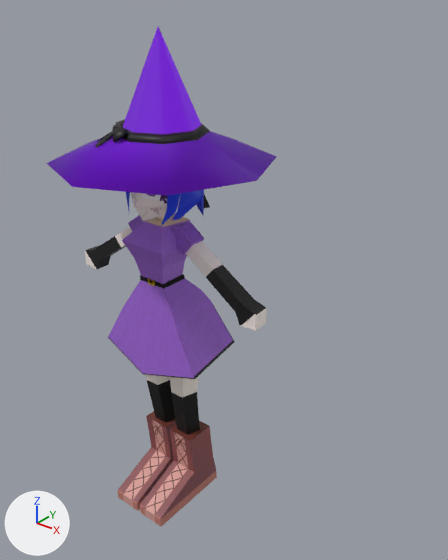
What one commit did to the Blender file molly the mage.blend.
The view is the same before and after, from a 50 mm camera at (2.01, -2.06, 2.73) aimed at (0.3, 0.08, 1.4). The axes (+X, +Y, +Z) are drawn at lower left. The lights are the same throughout. The older version comes first.

Before the edit, the objects in view are built like this:
```python
me_cube_015 = bpy.data.meshes.new('Cube.015')
me_cube_015.from_pydata(...)  # 588 vertices, 564 faces; spans x -0.54..0.54, y -0.42..0.56, z 0.0..2.32
me_cube_015.materials.append(mat_boots_m)  # picture img_boots_png_001
me_cube_015.materials.append(mat_material_004)  # blue #0036e7
me_cube_015.materials.append(mat_skin)  # pale yellow #fff4e7
me_cube_015.materials.append(mat_eyes_m)  # picture img_eyes_png_001
me_cube_015.materials.append(mat_mouth_m)  # picture img_mouth_png_001
me_cube_015.materials.append(mat_torso_m)  # picture img_torso_png_001
me_cube_015.materials.append(mat_skirt)  # picture img_skirt_png_001
me_cube_015.materials.append(mat_material_006)  # purple #7b01e7
me_cube_015.materials.append(mat_material_005)  # black #000000
me_cube_015.materials.append(mat_arms_m)  # picture img_arms_png_001
me_cube_015.materials.append(mat_legs_m)  # picture img_legs_png_001
me_cube_015.materials.append(mat_material)  # black #000000
me_cube_015.materials.append(mat_material_001)  # yellow #e7c319
ob_mage = bpy.data.objects.new('mage ', me_cube_015)
ob_mage.location = (0.0, -0.078, -0.001)
ob_mage.scale = (1.1, 1.1, 1.1)
```
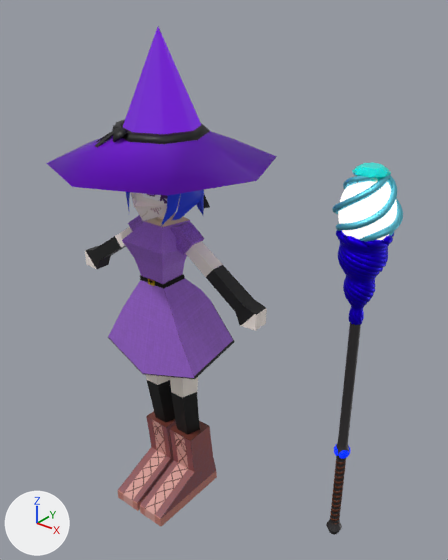
Commit message: added staff

Where the change shows, as pixel boxes [x1, y1, x2, y2] in the pictures (448 x 560 px):
```json
{"object": "magic staff", "change": "added", "after": [326, 163, 403, 535], "faces in mat_bottom_spiral (blue #2300e7)": [336, 230, 394, 325], "faces in mat_glow (white #dfe7de, glowing white #fff2ee)": [338, 181, 397, 240], "faces in mat_rod (dark grey #595758)": [326, 322, 361, 535], "faces in mat_top_spiral (cyan #6dd2e7)": [332, 172, 403, 242], "faces in mat_top_gem (cyan #00e7de)": [352, 163, 391, 182]}
```

Edits to the scene script, one JSON object a line:
```json
{"op": "add", "block": "mat_handle", "code": ["mat_handle = principled_material('handle')", "mat_handle.base_color = (0.104, 0.0179, 0.0)  # brown #5b2400"]}
{"op": "add", "block": "mat_handle_gems", "code": ["mat_handle_gems = principled_material('handle gems')", "mat_handle_gems.base_color = (0.0, 0.0266, 0.8)  # blue #002de7", "mat_handle_gems.roughness = 0.0", "mat_handle_gems.emission_color = (0.0, 0.0226, 1.0)  # blue #0029ff", "mat_handle_gems.emission_strength = 0.6"]}
{"op": "add", "block": "mat_top_spiral", "code": ["mat_top_spiral = principled_material('top spiral')", "mat_top_spiral.base_color = (0.154, 0.644, 0.8)  # cyan #6dd2e7", "mat_top_spiral.metallic = 1.0"]}
{"op": "add", "block": "mat_glow", "code": ["mat_glow = principled_material('glow')", "mat_glow.base_color = (0.74, 0.8, 0.732)  # white #dfe7de", "mat_glow.emission_color = (1.0, 0.885, 0.854)  # white #fff2ee", "mat_glow.emission_strength = 1.0"]}
{"op": "add", "block": "mat_rod", "code": ["mat_rod = principled_material('rod')", "mat_rod.base_color = (0.1, 0.0945, 0.0975)  # dark grey #595758", "mat_rod.metallic = 1.0"]}
{"op": "add", "block": "mat_top_gem", "code": ["mat_top_gem = principled_material('top gem')", "mat_top_gem.base_color = (0.0, 0.8, 0.73)  # cyan #00e7de", "mat_top_gem.roughness = 0.0"]}
{"op": "add", "block": "mat_bottom_spiral", "code": ["mat_bottom_spiral = principled_material('bottom spiral')", "mat_bottom_spiral.base_color = (0.0165, 0.0, 0.8)  # blue #2300e7", "mat_bottom_spiral.metallic = 1.0"]}
{"op": "add", "block": "me_cylinder_001", "code": ["me_cylinder_001 = bpy.data.meshes.new('Cylinder.001')", "me_cylinder_001.from_pydata(...)  # 9014 vertices, 9190 faces; spans x -0.23..0.23, y -0.23..0.23, z -1.61..1.64", "# faces by material slot: [2688, 1160, 962, 484, 3336, 512, 48]", "me_cylinder_001.materials.append(mat_rod)  # dark grey #595758", "me_cylinder_001.materials.append(mat_top_spiral)  # cyan #6dd2e7", "me_cylinder_001.materials.append(mat_handle)  # brown #5b2400", "me_cylinder_001.materials.append(mat_handle_gems)  # blue #002de7, glowing blue #0029ff", "me_cylinder_001.materials.append(mat_bottom_spiral)  # blue #2300e7", "me_cylinder_001.materials.append(mat_glow)  # white #dfe7de, glowing white #fff2ee", "me_cylinder_001.materials.append(mat_top_gem)  # cyan #00e7de"]}
{"op": "add", "block": "ob_magic_staff", "code": ["ob_magic_staff = bpy.data.objects.new('magic staff', me_cylinder_001)", "ob_magic_staff.location = (1.05, 0.0, 1.203)", "ob_magic_staff.scale = (0.563, 0.563, 0.563)"]}
```
